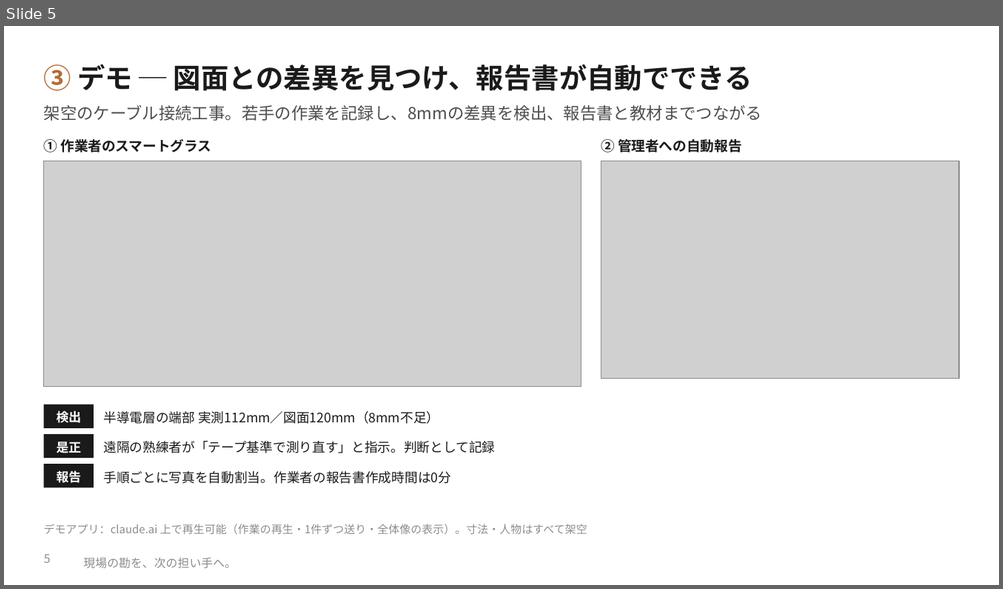
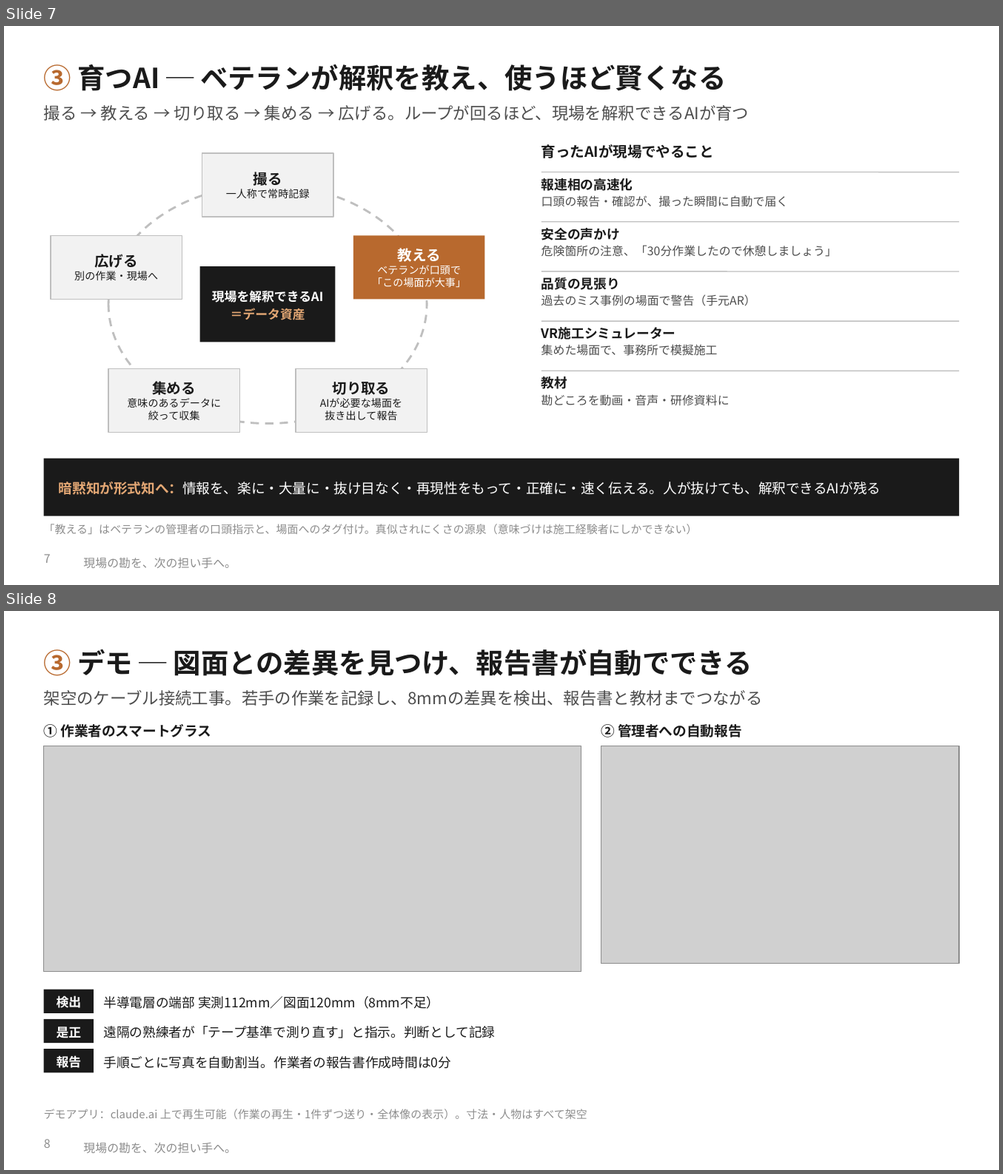
Before and after one commit to SEITOSHIKI/-ai-commute-audio-, a slide deck: deck/令和の虎_事業計画書_三現ワークス.pptx. Shown one above the other, each under a label of ours: slide 5 before the commit, slides 7 and 8 after it. The pictures are 1003x589 and 1003x1174 pixels, drawn with LibreOffice and Linux fonts; fonts in the diff are those of the drawing; grey boxes stand for pictures; background and template pictures are left out. Boxes give left, top, right and bottom in pixels: in the first picture for what was removed or moved away, otherwise in the second. Text is boxed around its words. In the diff, an @@ line names an element or a change of style, - is before the commit and + after.

```diff
--- a/deck/令和の虎_事業計画書_三現ワークス.pptx
+++ b/deck/令和の虎_事業計画書_三現ワークス.pptx
@@ slide 7 added at (x1=4, y1=26, x2=999, y2=585), background #FFFFFF; not listed: 1 template element that a slide beside it also shows @@
@@ text added at (x1=44, y1=64, x2=726, y2=91), 20 pt, text #1A1A1A, bold @@
+③ 育つAI ─ ベテランが解釈を教え、使うほど賢くなる
@@ text added at (x1=44, y1=105, x2=748, y2=121), 12 pt, text #4D4D4D @@
+撮る → 教える → 切り取る → 集める → 広げる。ループが回るほど、現場を解釈できるAIが育つ
@@ rectangle added at (x1=202, y1=153, x2=333, y2=217), fill #F2F2F2, outline #BFBFBF 0.75 pt @@
@@ text added at (x1=541, y1=144, x2=714, y2=158), 10.5 pt, text #1A1A1A, bold @@
+育ったAIが現場でやること
@@ text added at (x1=226, y1=172, x2=310, y2=198), 7.5 pt, text #1A1A1A @@
+撮る
+一人称で常時記録
@@ line added from (541, 173) to (959, 173), #BFBFBF 0.75 pt @@
@@ text added at (x1=541, y1=178, x2=788, y2=207), 8.5 pt, text #4D4D4D @@
+報連相の高速化
+口頭の報告・確認が、撮った瞬間に自動で届く
@@ ellipse added at (x1=108, y1=185, x2=427, y2=424), fill #FFFFFF, outline #BFBFBF 1.5 pt dashed @@
@@ line added from (541, 222) to (959, 222), #BFBFBF 0.75 pt @@
@@ rectangle added at (x1=51, y1=236, x2=182, y2=300), fill #F2F2F2, outline #BFBFBF 0.75 pt @@
@@ rectangle added at (x1=353, y1=236, x2=484, y2=300), fill #B8692E @@
@@ text added at (x1=541, y1=228, x2=836, y2=257), 8.5 pt, text #4D4D4D @@
+安全の声かけ
+危険箇所の注意、「30分作業したので休憩しましょう」
@@ text added at (x1=74, y1=254, x2=158, y2=281), 7.5 pt, text #1A1A1A @@
+広げる
+別の作業・現場へ
@@ rectangle added at (x1=200, y1=266, x2=336, y2=342), fill #1A1A1A @@
@@ text added at (x1=372, y1=248, x2=466, y2=288), 7.5 pt, text #FFFFFF @@
+教える
+ベテランが口頭で
+「この場面が大事」
@@ text added at (x1=212, y1=290, x2=323, y2=321), 9 pt, text #FFFFFF, bold @@
+現場を解釈できるAI
+＝データ資産
@@ line added from (541, 272) to (959, 272), #BFBFBF 0.75 pt @@
@@ text added at (x1=541, y1=278, x2=756, y2=306), 8.5 pt, text #4D4D4D @@
+品質の見張り
+過去のミス事例の場面で警告（手元AR）
@@ line added from (541, 321) to (959, 321), #BFBFBF 0.75 pt @@
@@ text added at (x1=541, y1=327, x2=717, y2=356), 8.5 pt, text #4D4D4D @@
+VR施工シミュレーター
+集めた場面で、事務所で模擬施工
@@ rectangle added at (x1=108, y1=369, x2=240, y2=433), fill #F2F2F2, outline #BFBFBF 0.75 pt @@
@@ rectangle added at (x1=296, y1=369, x2=427, y2=433), fill #F2F2F2, outline #BFBFBF 0.75 pt @@
@@ line added from (541, 371) to (959, 371), #BFBFBF 0.75 pt @@
@@ text added at (x1=541, y1=377, x2=729, y2=406), 8.5 pt, text #4D4D4D @@
+教材
+勘どころを動画・音声・研修資料に
@@ text added at (x1=127, y1=381, x2=221, y2=420), 7.5 pt, text #1A1A1A @@
+集める
+意味のあるデータに
+絞って収集
@@ text added at (x1=320, y1=382, x2=402, y2=421), 7.5 pt, text #1A1A1A @@
+切り取る
+AIが必要な場面を
+抜き出して報告
@@ rectangle added at (x1=44, y1=459, x2=959, y2=517), fill #1A1A1A @@
@@ text added at (x1=59, y1=482, x2=880, y2=495), 10 pt, text #FFFFFF @@
+暗黙知が形式知へ：情報を、楽に・大量に・抜け目なく・再現性をもって・正確に・速く伝える。人が抜けても、解釈できるAIが残る
@@ text added at (x1=44, y1=524, x2=697, y2=534), 8 pt, text #8C8C8C @@
+「教える」はベテランの管理者の口頭指示と、場面へのタグ付け。真似されにくさの源泉（意味づけは施工経験者にしかできない）
@@ page number added at (x1=44, y1=554, x2=51, y2=563), 8.5 pt, text #8C8C8C @@
+7
@@ what was slide 5 is now slide 8 @@
@@ page number at (x1=44, y1=1139, x2=51, y2=1148): text changed @@
-5
+8
```
Also in this commit, not shown: 4 slides changed, 3 other slides added, 13 other files.
